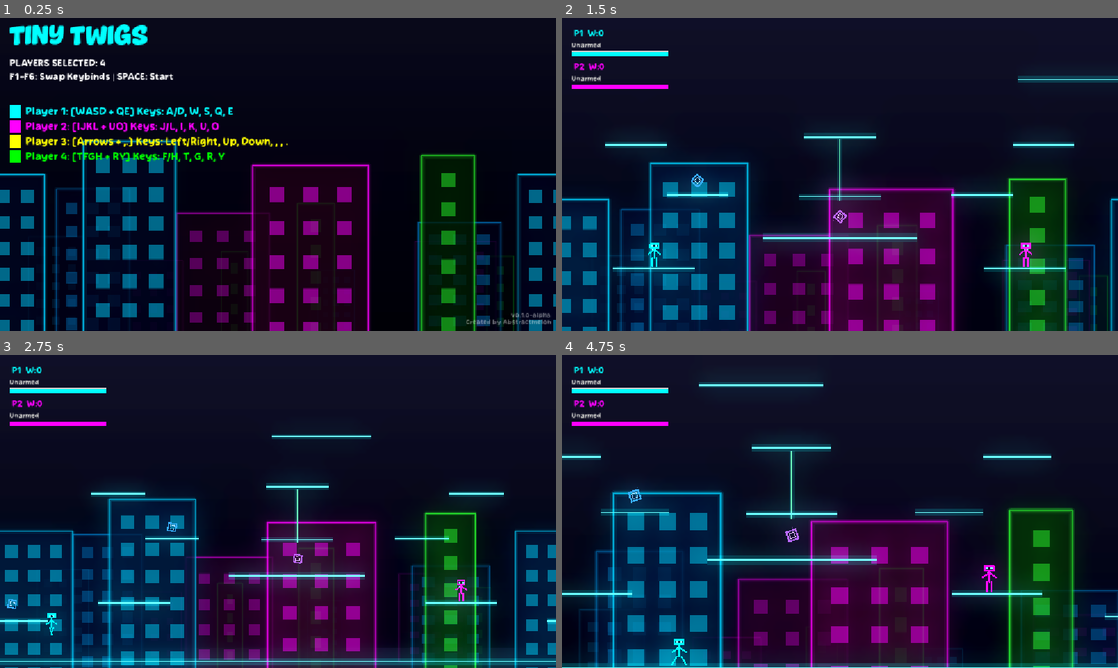
Above: before the commit, frames 1-4 (two rows, left to right).
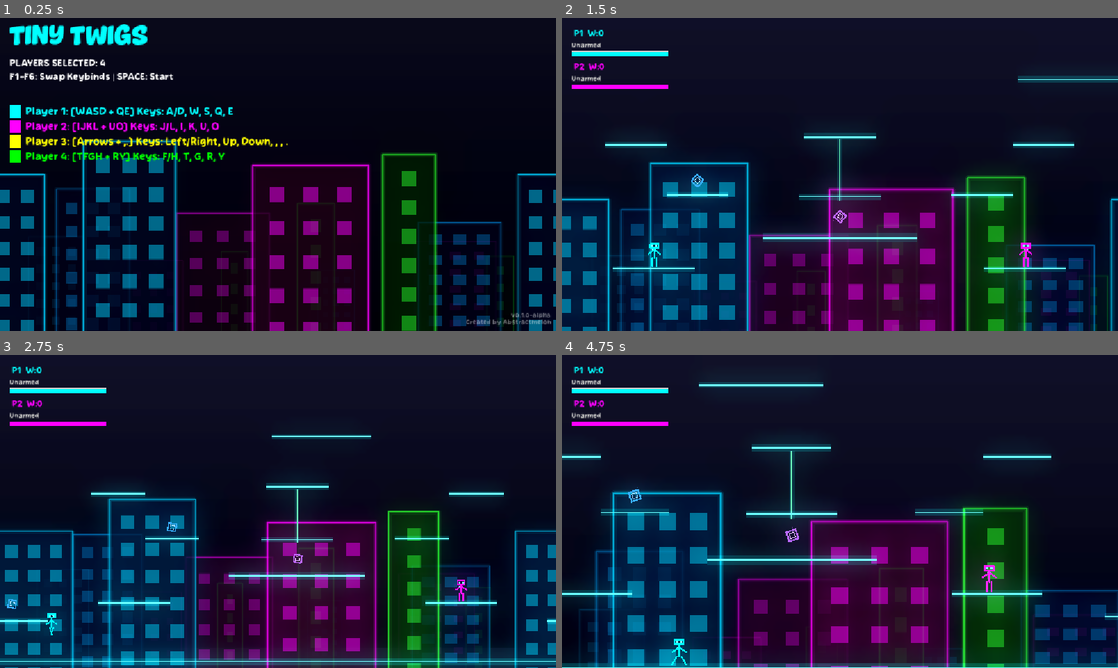
Above: after the commit, the same moments.

Repository: AbstractMelon/tiny-twigs
Game: Godot game, scene res://scenes/menu/menu.tscn
The game is run twice, just before and just after one commit, with the same random seed, the same clock (stepped at 60 frames per second) and the same inputs. Sound files missing from this copy of the repository are replaced by a short silence.
Inputs:
- Up to frame 1 (0.25 s): no input
- Up to frame 2 (1.5 s): tap Enter at 0.5 s; hold D from 0.53 s (still down); tap 2 at 0.6 s; tap Space at 0.77 s; tap 6 at 1.35 s
- Up to frame 3 (2.75 s): tap Space at 1.52 s; release D at 2.03 s; hold A from 2.03 s (still down); tap 0 at 2.1 s
- Up to frame 4 (4.75 s): release A at 2.78 s; hold D 2.78-4.28 s; tap Q at 2.85 s; tap Space at 3.02, 3.77, 4.52 s; tap E at 3.6 s; hold A from 4.28 s (still down); tap J at 4.35 s

The runs differ from the first frame. In frame 1, 5.2% of the frame differs, in the area x 68-86%, y 42-100%; in frame 2, 7.8%; in frame 3, 6.8%; in frame 4, 8.9%, in the area x 71-93%, y 48-100%.

Commit message:
fix Move a menu building

Diff:
--- a/scenes/main/background.tscn
+++ b/scenes/main/background.tscn
@@ -124,7 +124,7 @@
 
 [node name="B3" type="Sprite2D" parent="ParallaxBackground/NearBuildings" unique_id=589468972]
 modulate = Color(0.8, 1, 0.8, 0.8)
-position = Vector2(850, 280)
+position = Vector2(769, 277)
 scale = Vector2(0.25, 0.25)
 texture = ExtResource("3_lime")
 centered = false
